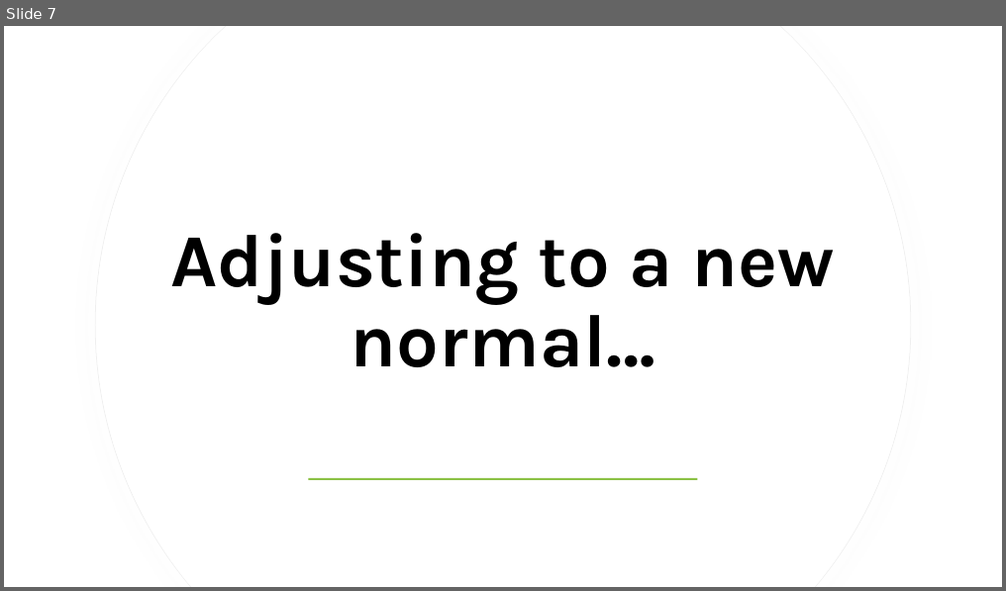
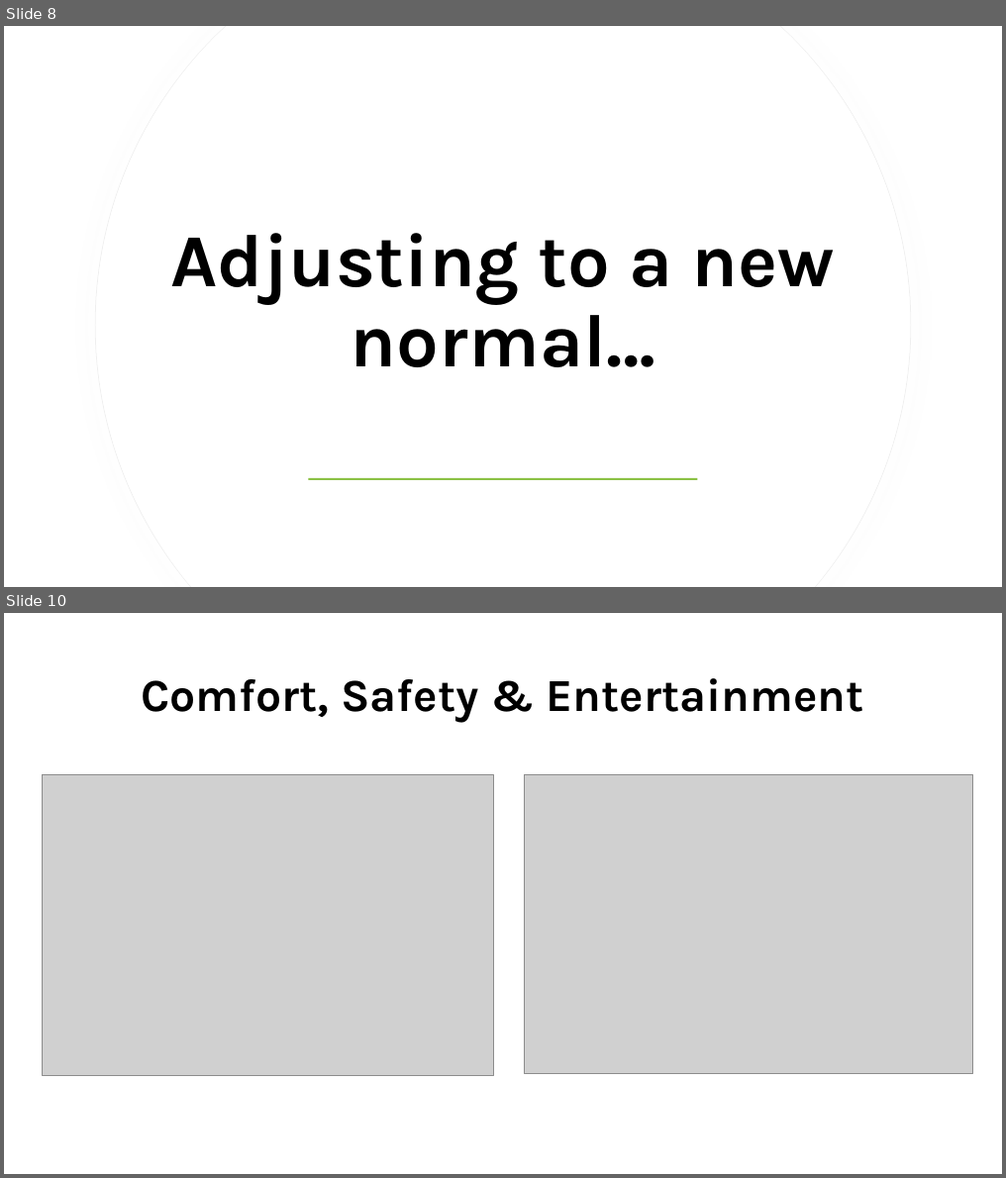
Before and after one commit to staceywai/bootcamp-project, a slide deck: Final Presentation/Bootcamp-Project-1.pptx. Shown one above the other, each under a label of ours: slide 7 before the commit, slides 8 and 10 after it; the slides between them are not shown. The pictures are 1006x591 and 1006x1178 pixels, drawn with LibreOffice and Linux fonts; fonts in the diff are those of the drawing; grey boxes stand for pictures. Boxes give left, top, right and bottom in pixels: in the first picture for what was removed or moved away, otherwise in the second. Text is boxed around its words. In the diff, an @@ line names an element or a change of style, - is before the commit and + after.

```diff
--- a/Final Presentation/Bootcamp-Project-1.pptx
+++ b/Final Presentation/Bootcamp-Project-1.pptx
@@ slide 10 added at <box>4,613,1002,1174</box>, background #FFFFFF @@
@@ title added at <box>141,678,864,722</box>, 44 pt, text #000000, bold @@
+Comfort, Safety & Entertainment
@@ picture added at <box>43,774,494,1075</box> @@
@@ picture added at <box>525,774,973,1074</box> @@
@@ what was slide 7 is now slide 8 @@
```
Also in this commit, not shown: 6 slides changed, 3 other slides added, 4 slides removed, 1 other file.
